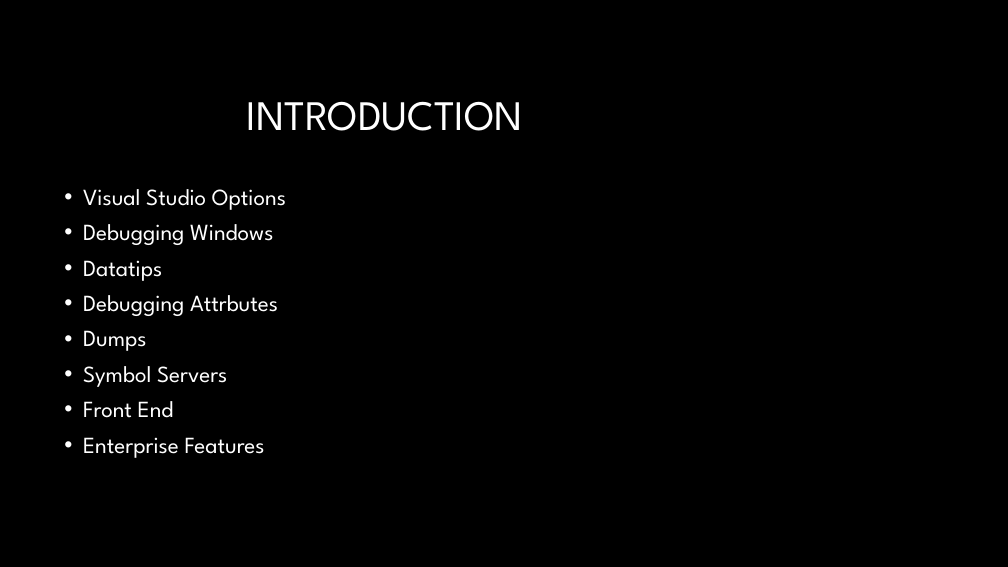
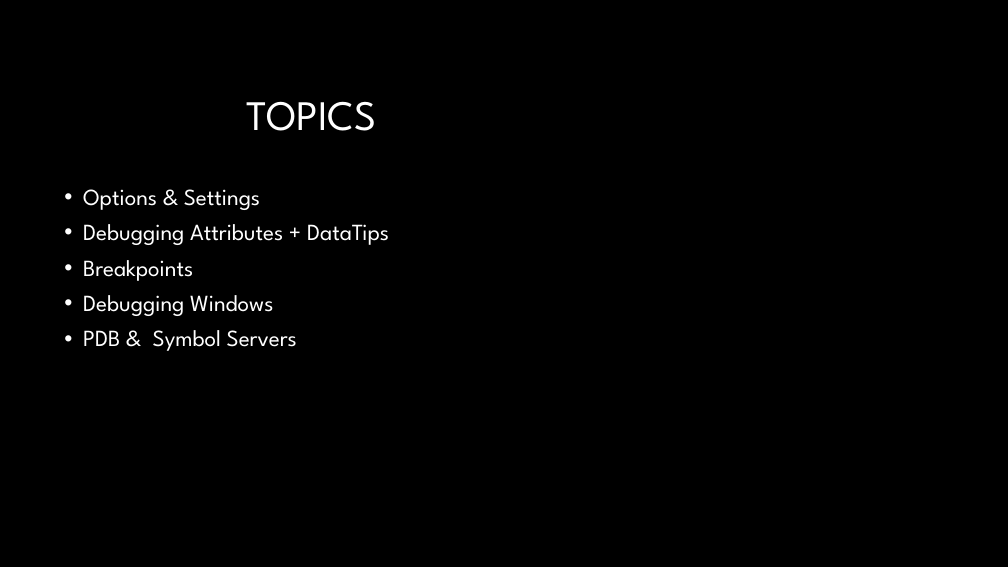
Before and after one commit to GBPhilip/Debugging, a slide deck: slide 3 of Debugging1.pptx. Drawn at 1008x567 pixels with LibreOffice and Linux fonts; fonts in the diff are those of the drawing; background and template pictures are left out. Boxes give left, top, right and bottom in pixels: in the first picture for what was removed or moved away, otherwise in the second. Text is boxed around its words. In the diff, an @@ line names an element or a change of style, - is before the commit and + after.

```diff
--- a/Debugging1.pptx
+++ b/Debugging1.pptx
@@ title at (247,101,376,131): text changed @@
-INTRODUCTION
+TOPICS
@@ text at (83,189,389,281): text changed @@
-• Visual Studio Options
+• Options & Settings
+• Debugging Attributes + DataTips
+• Breakpoints
@@ text at (83,330,297,351): text changed @@
-• Datatips
-• Debugging Attrbutes
-• Dumps
-• Symbol Servers
-• Front End
-• Enterprise Features
+• PDB & Symbol Servers
```
Also in this commit, not shown: 9 other slides changed, 48 slides removed, 5 other files.
